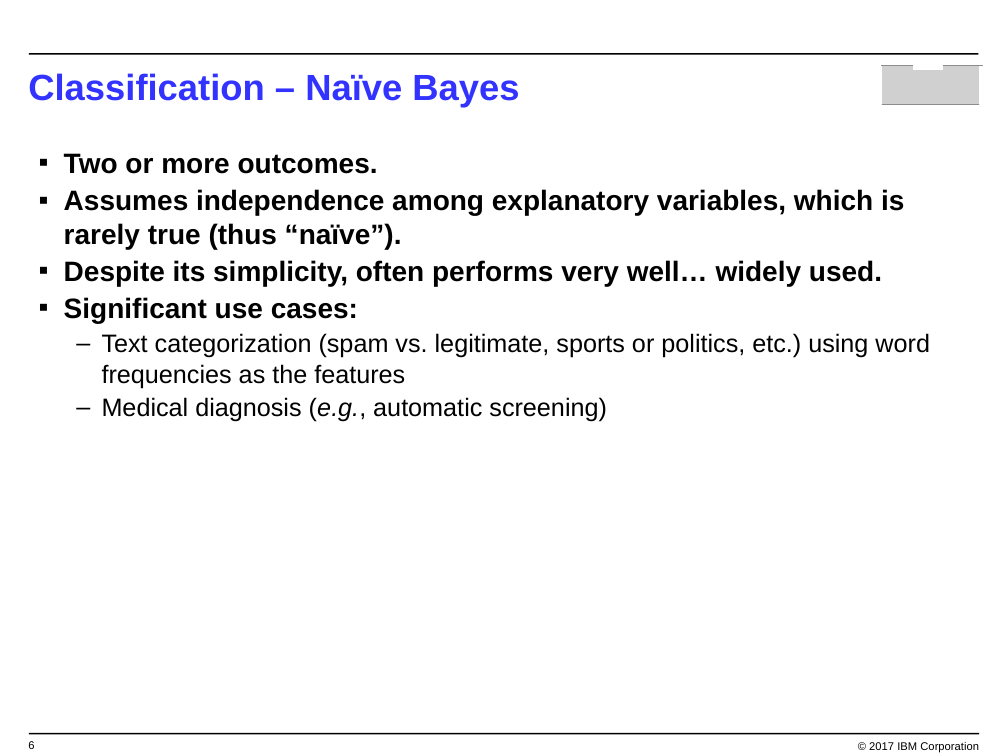
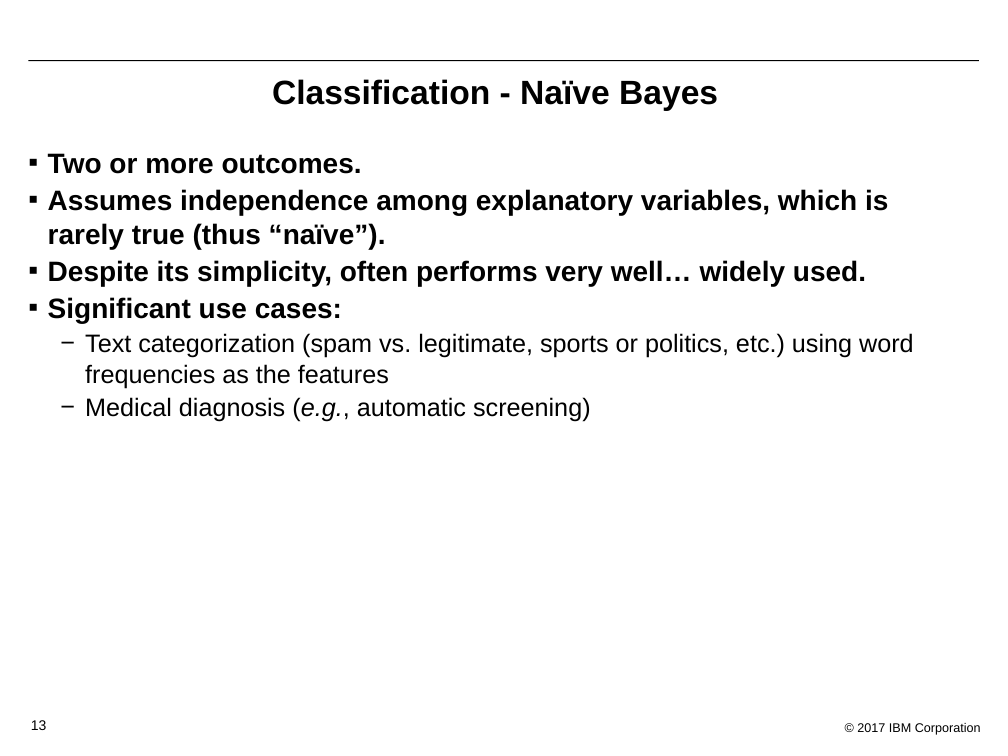
Before and after one commit to bleonardb3/Proof-of-Technology, a slide deck: slide 13 of DSX/Lab-2/Lab2-MachineLearning.pptx (slide 6 before the commit). Drawn at 1008x756 pixels with LibreOffice and Linux fonts; fonts in the diff are those of the drawing; grey boxes stand for pictures; background and template pictures are left out. Boxes give left, top, right and bottom in pixels: in the first picture for what was removed or moved away, otherwise in the second. Text is boxed around its words. In the diff, an @@ line names an element or a change of style, - is before the commit and + after.

```diff
--- a/DSX/Lab-2/Lab2-MachineLearning.pptx
+++ b/DSX/Lab-2/Lab2-MachineLearning.pptx
@@ line moved from (29, 53) - (979, 53) to (28, 60) - (979, 60) @@
@@ line (28, 60) - (979, 60): stroke #000000 1 pt to #000000 0.75 pt @@
@@ title at [272,79,718,111]: text changed; size 26 to 24 pt; text colour #3333FF to #000000 @@
-Classification – Naïve Bayes
+Classification - Naïve Bayes
@@ group removed at [877,65,985,105]: 3 rectangles, 1 picture @@
@@ text "Two or more outcomes." at [48,153,914,422]: indent changed; bullet – to − @@
@@ text "© 2017 IBM Corporation": place and size @@
-text "© 2017 IBM Corporation" at [869,742,979,752]
+text "© 2017 IBM Corporation" at [857,723,981,735]
@@ text "© 2017 IBM Corporation" at [857,723,981,735]: size 8 to 9 pt @@
@@ page number removed at [28,741,34,749] @@
-6
@@ line removed from (29, 734) to (979, 734) @@
@@ page number added at [31,720,47,730], 10 pt, text #000000 @@
+13
```
Also in this commit, not shown: 9 other slides changed, 3 slides added, 3 slides removed.
